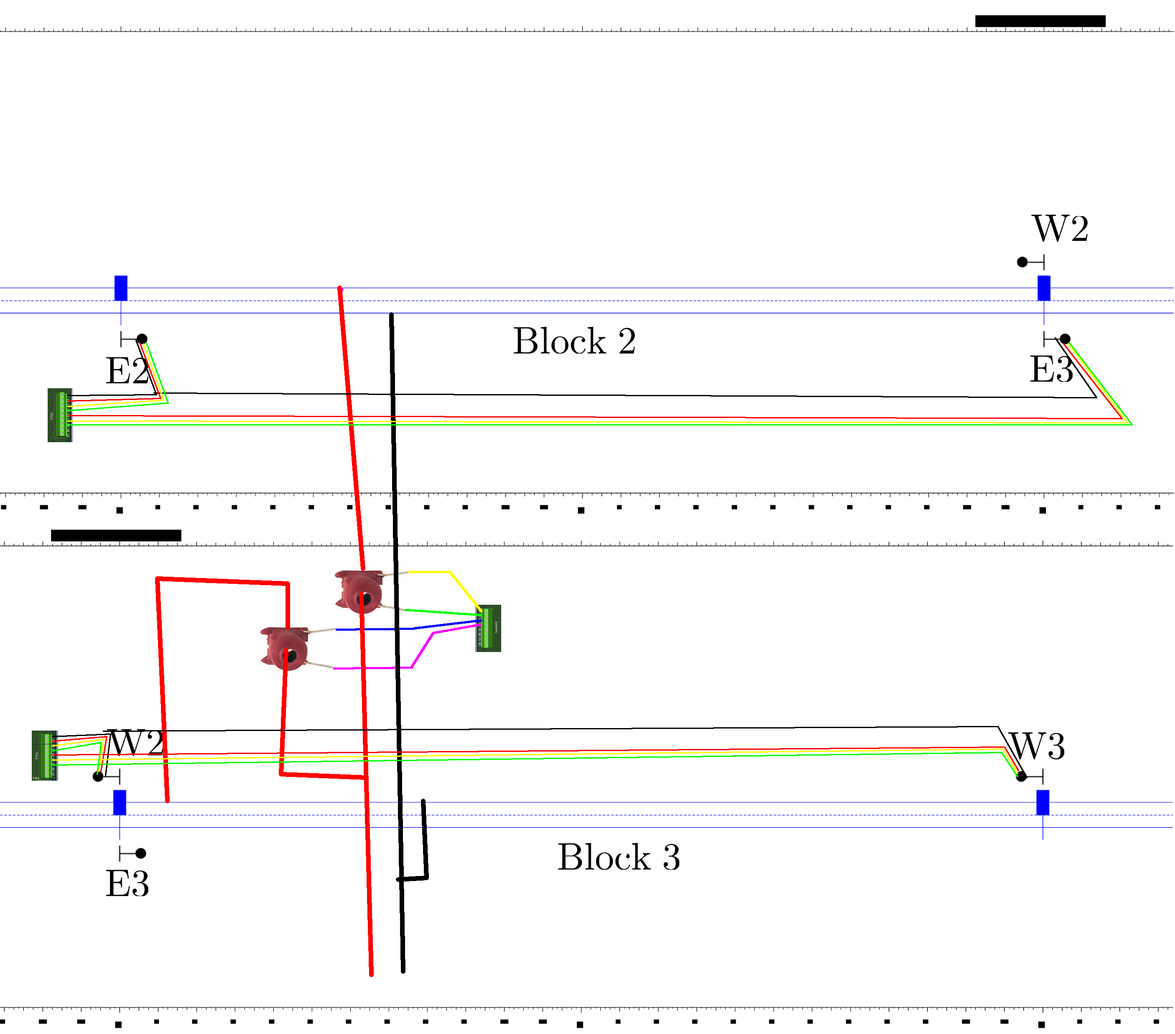
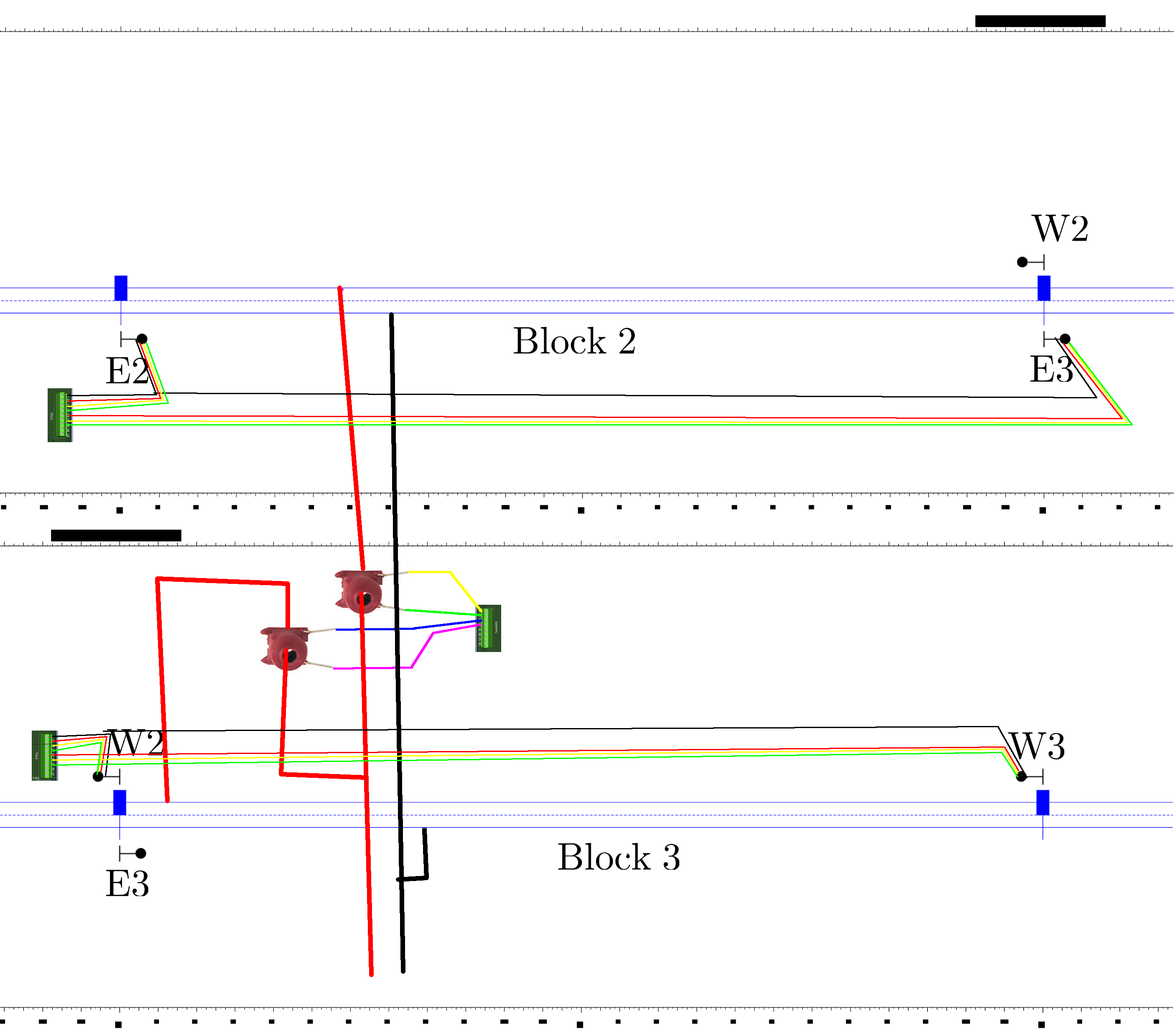
Comparing the layer stacks of the two w=1175, h=1034 images. Changes:
painted on "Wires" over [420, 798, 427, 830]
